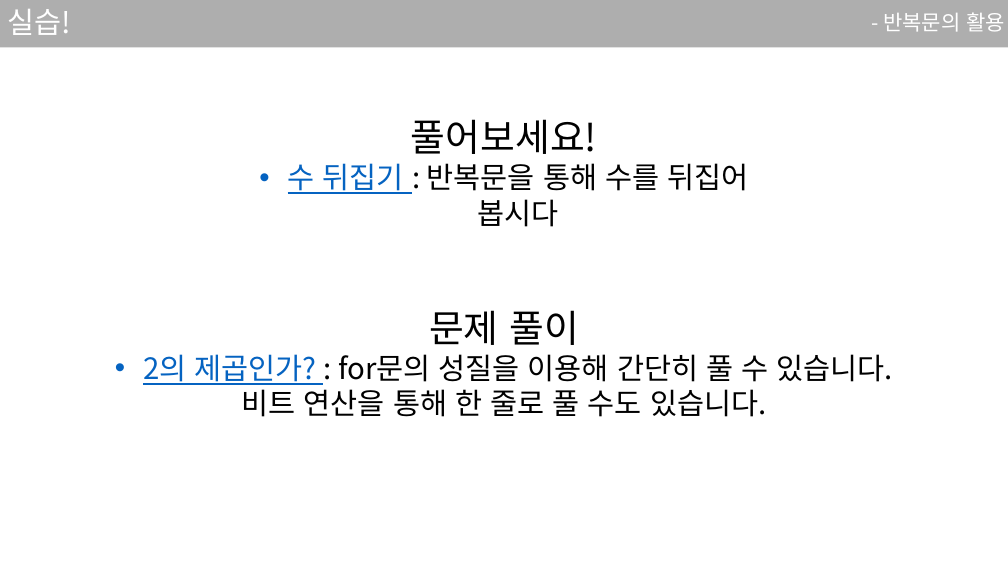
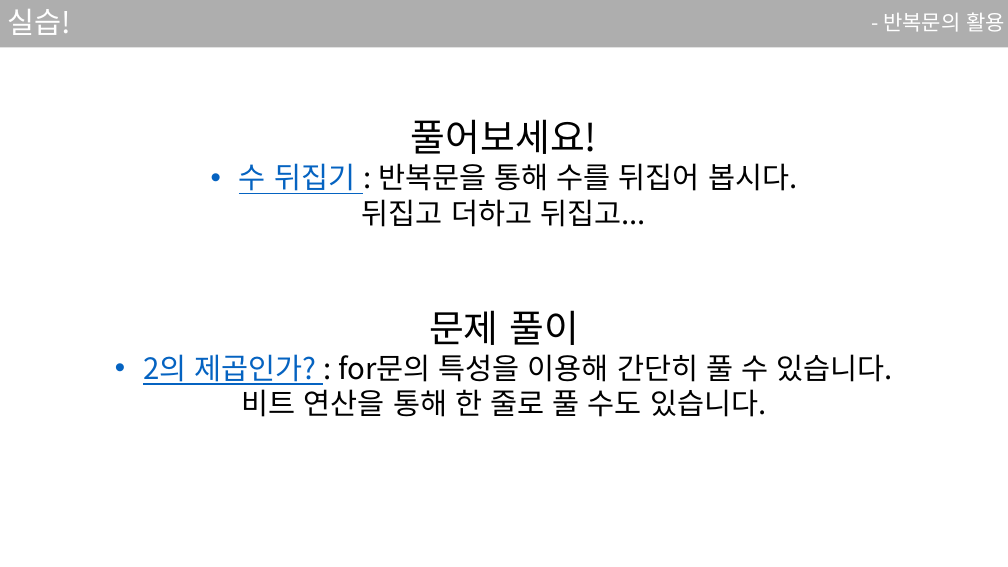
Before and after one commit to sjsjsj1246/EC_C_Language_Study, a slide deck: slide 14 of ppt/3강.pptx (slide 11 before the commit). Drawn at 1008x567 pixels with LibreOffice and Linux fonts; fonts in the diff are those of the drawing. Boxes give left, top, right and bottom in pixels: in the first picture for what was removed or moved away, otherwise in the second. Text is boxed around its words. In the diff, an @@ line names an element or a change of style, - is before the commit and + after.

```diff
--- a/ppt/3강.pptx
+++ b/ppt/3강.pptx
@@ text "풀어보세요!": place and size @@
-text "풀어보세요!" at [288,119,749,227]
+text "풀어보세요!" at [239,119,797,227]
@@ text at [239,163,797,227]: text changed @@
-• 수 뒤집기 : 반복문을 통해 수를 뒤집어 봅시다
+• 수 뒤집기 : 반복문을 통해 수를 뒤집어 봅시다.
+뒤집고 더하고 뒤집고...
@@ text at [143,354,893,385]: text changed @@
-• 2의 제곱인가? : for문의 성질을 이용해 간단히 풀 수 있습니다.
+• 2의 제곱인가? : for문의 특성을 이용해 간단히 풀 수 있습니다.
```
Also in this commit, not shown: 8 other slides changed, 16 slides added, 2 slides removed, 2 other files.
